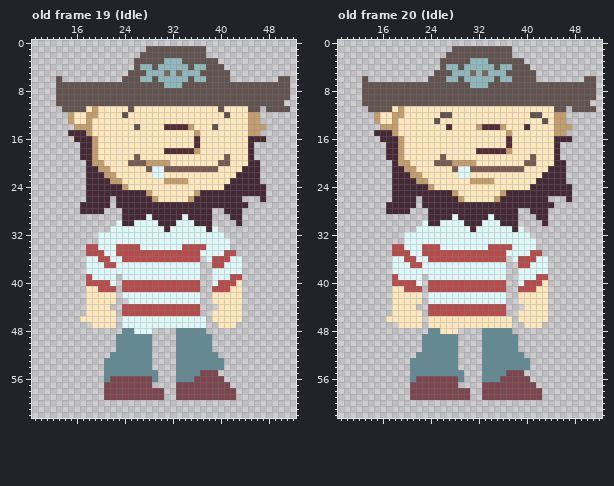
Pixel-art file, stored at src/actors/player/lochzahn_spritesheet.ase. Above is the file before it was changed.
64x64 pixels, 26 frames. Shown: old frame 19 (Idle): x 9..52, y 0..62; old frame 20 (Idle): x 9..52, y 0..62. The commit also changed other frames, which this record leaves out.
Now the later version:
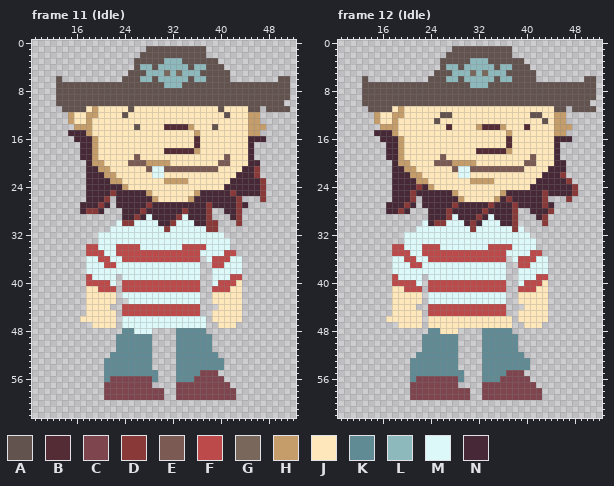
Palette (. is transparent): A #62534f  B #542c36  C #7e454f  D #8a3939  E #7a5a52  F #bd4a4a  G #78675a  H #c49d6a  J #fee7ba  K #618b94  L #8db9bc  M #ddf8f9  N #462836
A new or re-ordered frame is compared with the old frame closest to it.
Diff:
layer "Flattened" added
layer "Sprite Sheet" removed
frames re-ordered
--- frame 11 (Idle) against old frame 19 (Idle), layer "Flattened"
@@ x 9..52 @@
 20 .........NHHJJJJEEEHHHHJJJJJJJJEEJJJNN......
-21 .........NNHHJJJJJJEMMEEEEEEEEEJJJJNNN......
-22 .........NNNHHJJJJJJMMJJJJJJJJJJJJNNNN......
-23 .........NNNNHHJJJJJJJHHHHJJJJJJJNNNNN......
-24 .........NNNNNNHJJJJJJJJJJJJJJJJNNNNNNN.....
-25 .........NNNNNNNNNNHJJJJJJJHNNNNNNNNNNN.....
-26 .........NNNN.NNNNNNHJJJJJHNNNNNNNN...N.....
-27 ........NNNNN.NNNNNNNNNNNNNNNNNNNNNN........
-28 ........NNNN...NNNNNNNNNNNNNNN..NNN.........
-29 ...............NNNNMNNNNNMNNNN...NN.........
-30 ..............MNNMMMMNNNMMMNNN....N.........
-31 .............MMMMMMMMMNMMMMMMNM.............
+21 .........NNHHJJJJJJEMMEEEEEEEEEJJJJNND......
+22 .........NNNHHJJJJJJMMJJJJJJJJJJJJNNND......
+23 .........NNNNHHJJJJJJJHHHHJJJJJJJNNNNND.....
+24 .........NNNNNNHJJJJJJJJJJJJJJJJNNNNNND.....
+25 .........NNNNDNNNNNHJJJJJJJHNNNNNDNNNND.....
+26 .........NNND.NNNNNNHJJJJJHNNNNNNND...D.....
+27 ........NNNDN.NNNNNDNNNNNNNNNDNNNNDN........
+28 ........NDDN...NNNDNNNNNNDNNND..NND.........
+29 ...............NNDNMNNNNDMNNND...ND.........
+30 ..............MDDMMMMNNDMMMNNDD...D.........
+31 .............MMMMMMMMMDMMMMMMDD.............
 32 ...........MMMMMMMMMMMMMMMMMMMMM............
--- frame 12 (Idle) against old frame 20 (Idle), layer "Flattened"
@@ x 9..52 @@
 21 .........NNHHJJJJJJEMMEEEEEEEEEJJJJNNN......
-22 .........NNNHHJJJJJJMMJJJJJJJJJJJJNNNN......
-23 .........NNNNHHJJJJJJJHHHHJJJJJJJNNNNN......
-24 .........NNNNNNHJJJJJJJJJJJJJJJJNNNNNNN.....
-25 .........NNNNNNNNNNHJJJJJJJHNNNNNNNNNNN.....
-26 .........NNNN.NNNNNNHJJJJJHNNNNNNNN...N.....
-27 ........NNNNN.NNNNNNNNNNNNNNNNNNNNNN........
-28 ........NNNN...NNNNNNNNNNNNNNN..NNN.........
-29 ...............NNNNMNNNNNMNNNN...NN.........
-30 ..............MNNMMMMNNNMMMNNN....N.........
-31 .............MMMMMMMMMNMMMMMMNM.............
+22 .........NNNHHJJJJJJMMJJJJJJJJJJJJNNND......
+23 .........NNNNHHJJJJJJJHHHHJJJJJJJNNNNND.....
+24 .........NNNNDNHJJJJJJJJJJJJJJJJNNNNNNND....
+25 .........NNNDNNNNNNHJJJJJJJHNNNNNNDNNNND....
+26 .........NNND.NNNNNNHJJJJJHNDNNNNND...D.....
+27 ........NNNDN.NNNNNDNNNNNDNNNDNNNNDN........
+28 ........NNDN...NNNDNNNNNDNNNND..NNND........
+29 ...............NNNDMNNNDNMNNND...ND.........
+30 ..............MNDDMMMNDNMMMNND....D.........
+31 .............MMMMMMMMMDMMMMMMDM.............
 32 ...........MMMMMMMMMMMMMMMMMMMMM............
